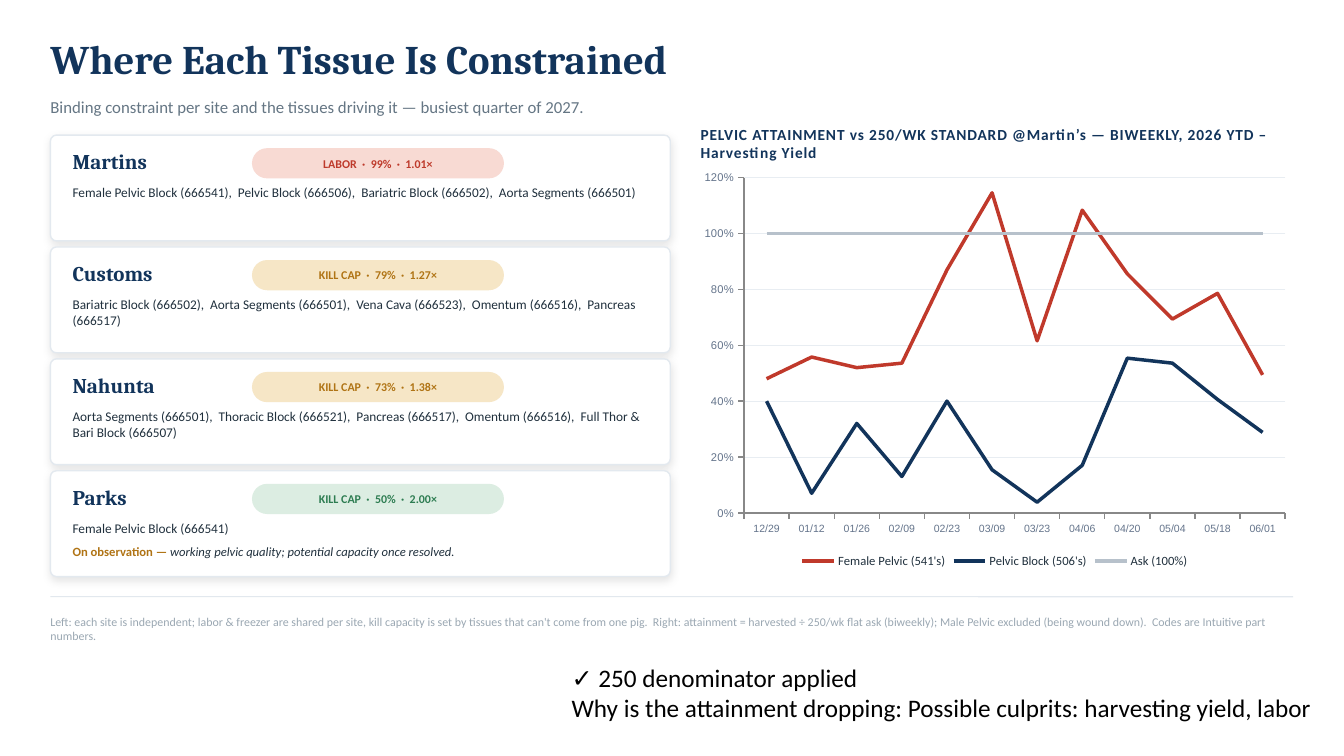
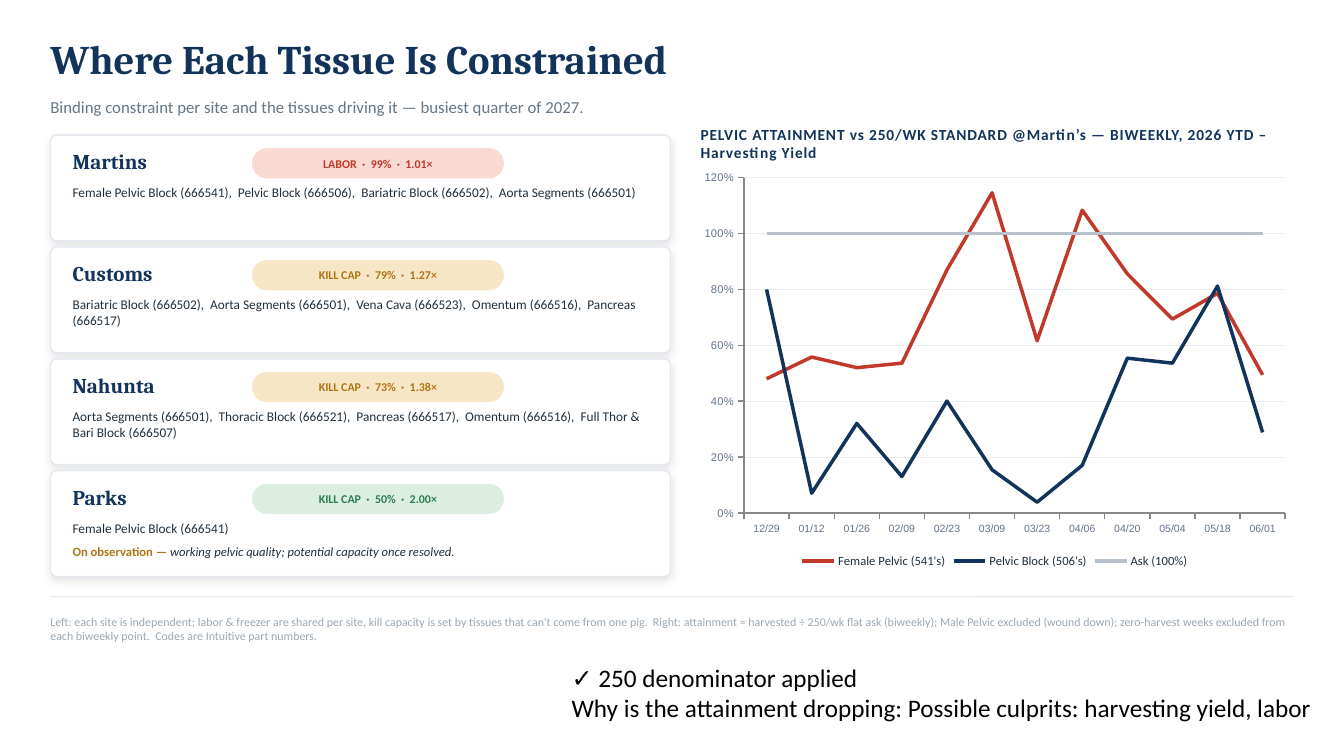
Before and after one commit to naviero1/Claude-Works, a slide deck: slide 2 of tissue-capacity-model/deliverables/Tissue_Capacity_2026_2027.pptx. Drawn at 1344x756 pixels with LibreOffice and Linux fonts; fonts in the diff are those of the drawing. Boxes give left, top, right and bottom in pixels: in the first picture for what was removed or moved away, otherwise in the second. Text is boxed around its words. In the diff, an @@ line names an element or a change of style, - is before the commit and + after.

```diff
--- a/tissue-capacity-model/deliverables/Tissue_Capacity_2026_2027.pptx
+++ b/tissue-capacity-model/deliverables/Tissue_Capacity_2026_2027.pptx
@@ line chart at [693,163,1298,573] @@
@@ Pelvic Block (506's), 12/29: 40 to 80 @@
@@ Pelvic Block (506's), 05/18: 41 to 81 @@
@@ text at [50,617,1285,642]: text changed @@
-Left: each site is independent; labor & freezer are shared per site, kill capacity is set by tissues that can't come from one pig. Right: attainment = harvested ÷ 250/wk flat ask (biweekly); Male Pelvic excluded (being wound down). Codes are Intuitive part numbers.
+Left: each site is independent; labor & freezer are shared per site, kill capacity is set by tissues that can't come from one pig. Right: attainment = harvested ÷ 250/wk flat ask (biweekly); Male Pelvic excluded (wound down); zero-harvest weeks excluded from each biweekly point. Codes are Intuitive part numbers.
```
Also in this commit, not shown: 1 other slide changed, 1 slide added, 3 other files.
